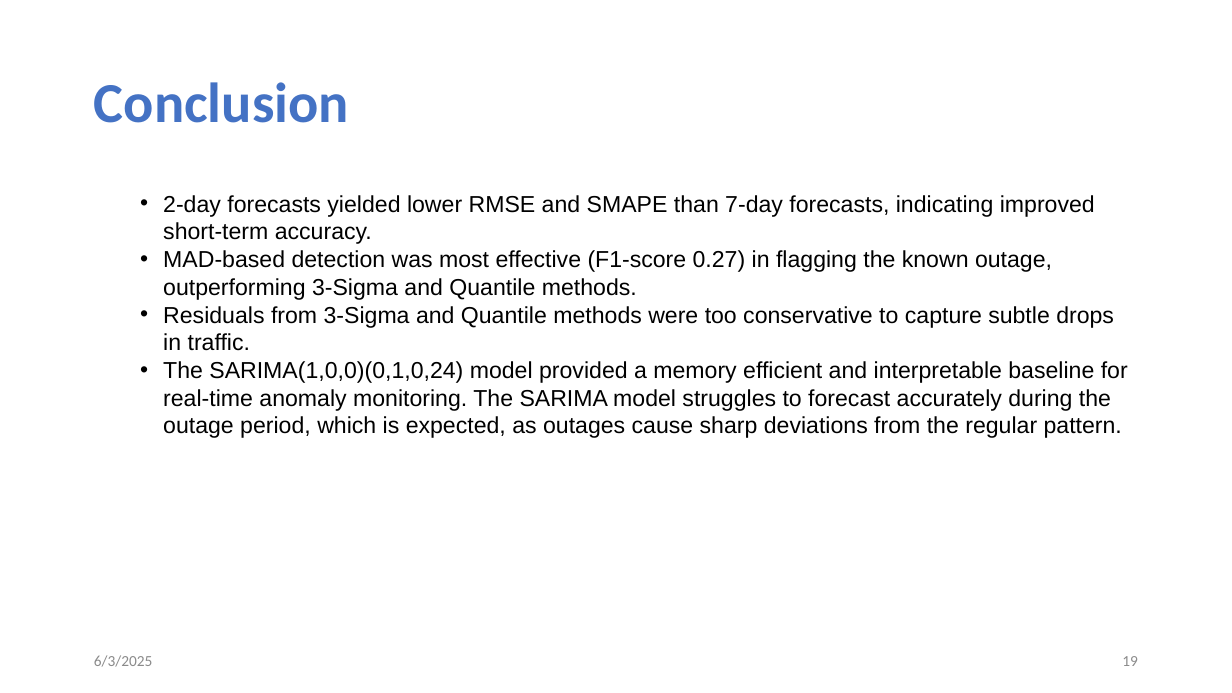
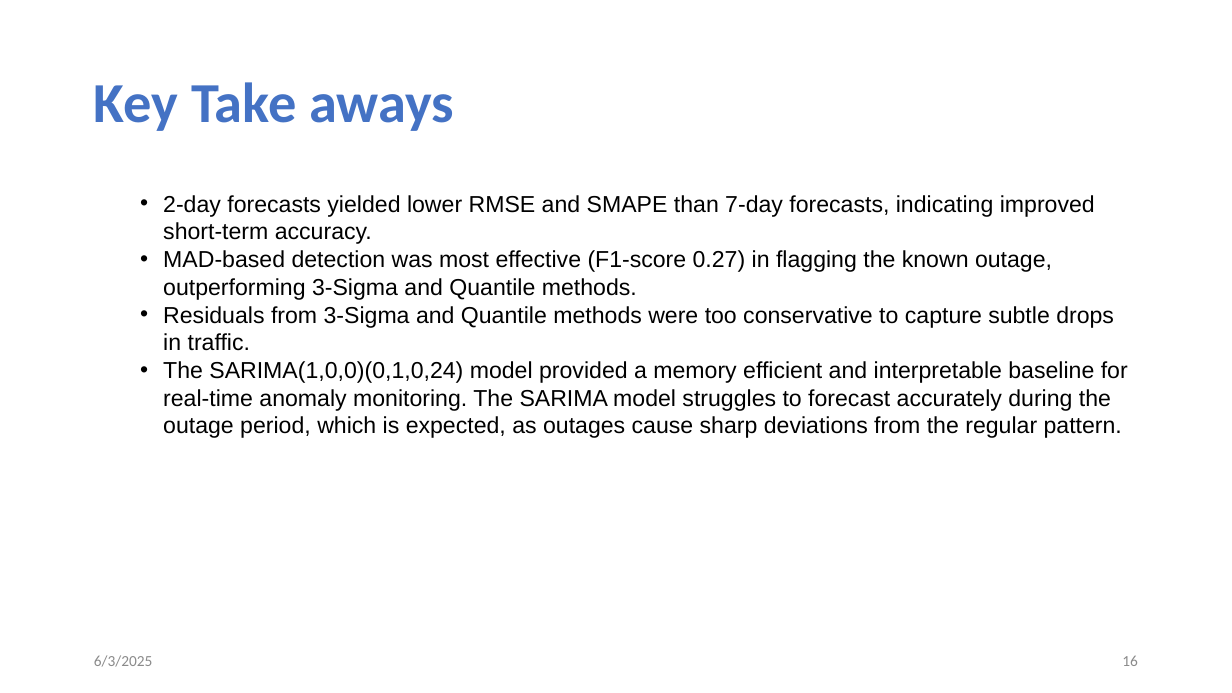
Before and after one commit to tanjilaahmed2/cesnet-anomaly-detection, a slide deck: slide 16 of LBNL Panel Interview_Tanjila.pptm (slide 19 before the commit). Drawn at 1232x693 pixels with LibreOffice and Linux fonts; fonts in the diff are those of the drawing. Boxes give left, top, right and bottom in pixels: in the first picture for what was removed or moved away, otherwise in the second. Text is boxed around its words. In the diff, an @@ line names an element or a change of style, - is before the commit and + after.

```diff
--- a/LBNL Panel Interview_Tanjila.pptm
+++ b/LBNL Panel Interview_Tanjila.pptm
@@ title at box(94, 82, 455, 131): text changed @@
-Conclusion
+Key Take aways
@@ page number at box(1122, 655, 1138, 666): text changed @@
-19
+16
```
Also in this commit, not shown: 11 other slides changed, 1 slide removed.
